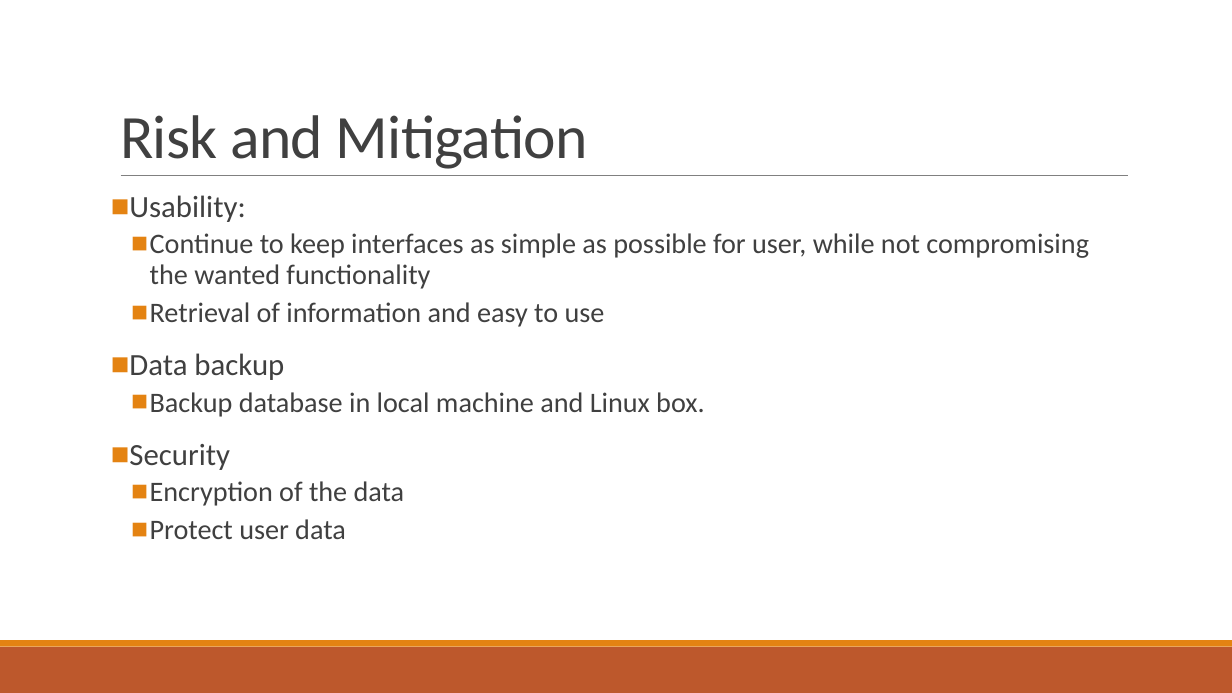
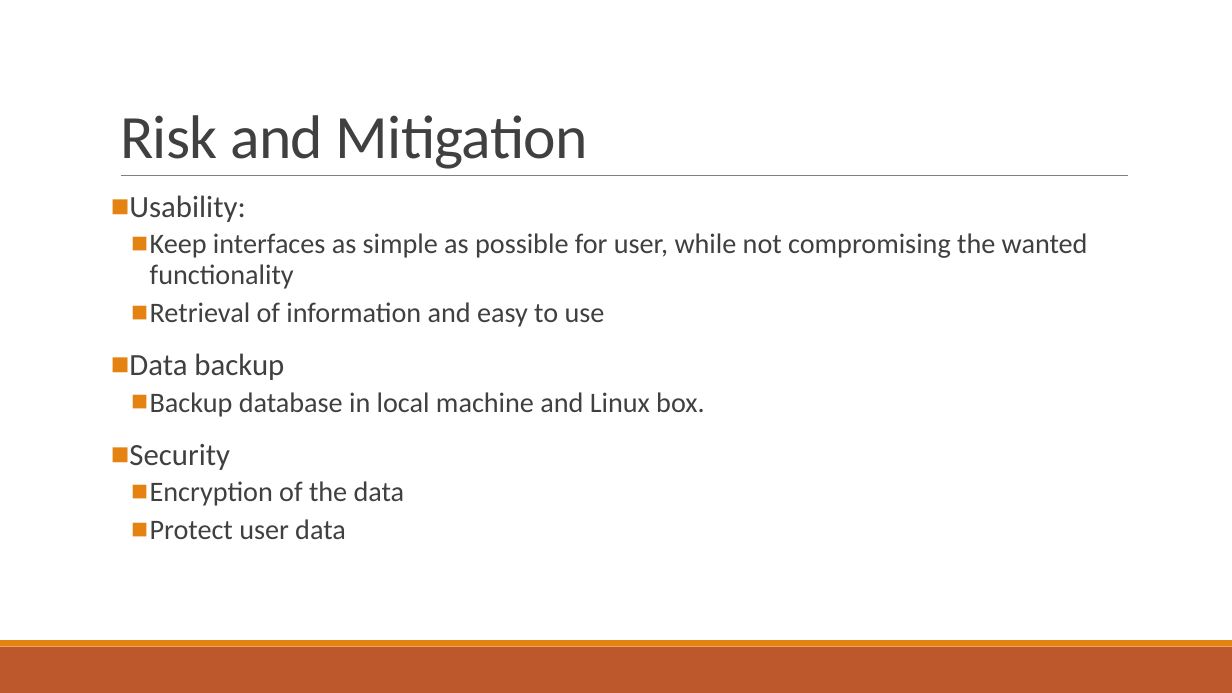
Before and after one commit to SDSMT-CSC464-F15/dancesoft, a slide deck: slide 13 of Sprint 5/DanceSoft powerpoint sprint 5.pptx. Drawn at 1232x693 pixels with LibreOffice and Linux fonts; fonts in the diff are those of the drawing. Boxes give left, top, right and bottom in pixels: in the first picture for what was removed or moved away, otherwise in the second. Text is boxed around its words. In the diff, an @@ line names an element or a change of style, - is before the commit and + after.

```diff
--- a/Sprint 5/DanceSoft powerpoint sprint 5.pptx
+++ b/Sprint 5/DanceSoft powerpoint sprint 5.pptx
@@ text at (150, 233, 1088, 289): text changed @@
-  ■ Continue to keep interfaces as simple as possible for user, while not compromising the wanted functionality
+  ■ Keep interfaces as simple as possible for user, while not compromising the wanted functionality
```
Also in this commit, not shown: 7 other slides changed, 6 other files.
